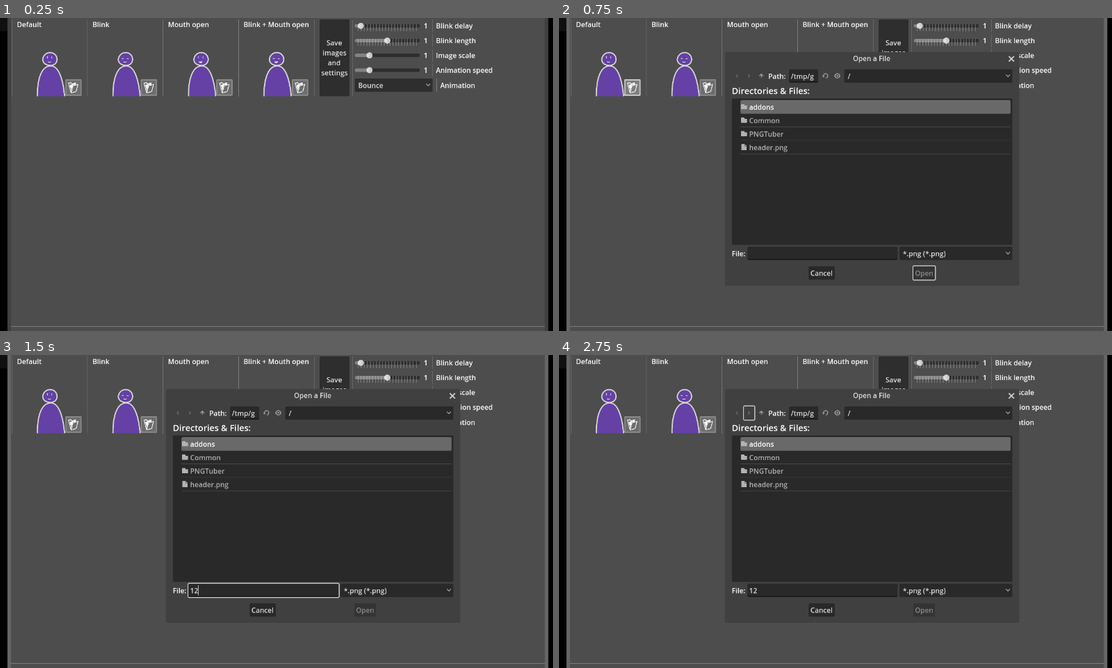
Above: before the commit, frames 1-4 (two rows, left to right).
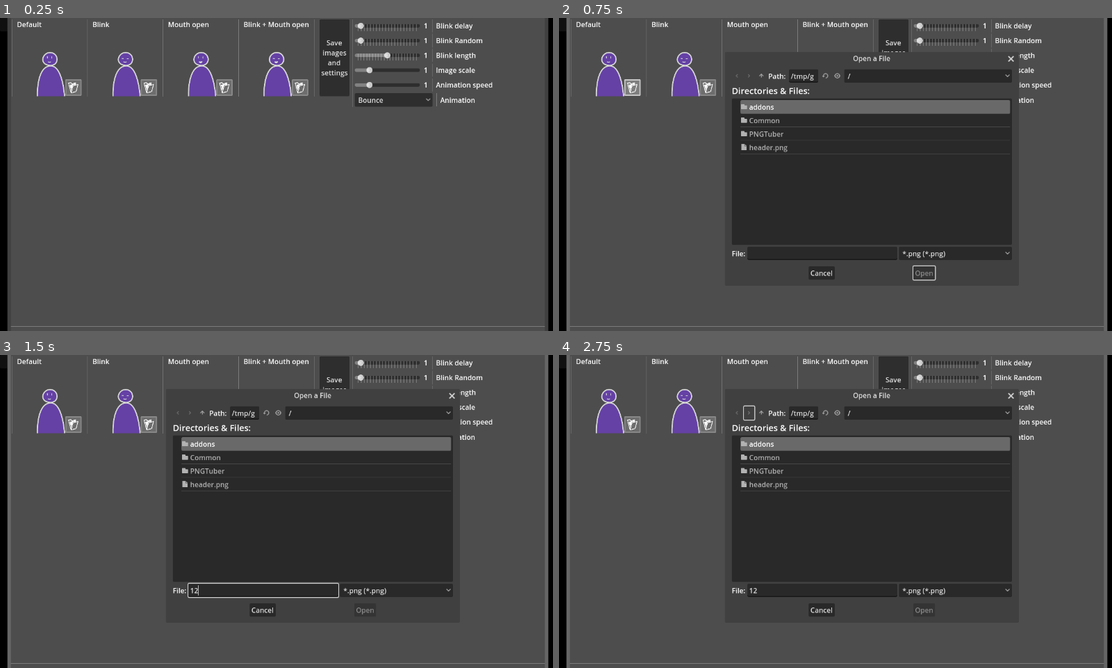
Above: after the commit, the same moments.

Repository: Laporteusedegateaux/Snowtrack-Vtuber-App
Game: Godot game, scene res://PNGTuber/PNGTuber.tscn
Same seed, same stepped clock (60 frames per second), same inputs: the game is played once before the commit and once after it.
Inputs (mouse positions are in pixels of both pictures, inside the frame that each line leads up to):
- Up to frame 1 (0.25 s): no input
- Up to frame 2 (0.75 s): click (630, 86) at 0.52 s
- Up to frame 3 (1.5 s): click (265, 589) at 1.27 s; type "12" at 1.35 s
- Up to frame 4 (2.75 s): click (747, 414) at 2 s

The runs differ from the first frame. In frame 1, 1.7% of the frame differs, in the area x 63-90%, y 6-29%; in frame 2, 0.5%; in frame 3, 0.5%; in frame 4, 0.5%.

Commit message:
Small fixes
Hopefully fixes windows not behaving correctly

Diff:
--- a/PNGTuber/PNGTuber.tscn
+++ b/PNGTuber/PNGTuber.tscn
@@ -199,6 +199,8 @@
 [node name="FileHandler" type="Node" parent="."]
 unique_name_in_owner = true
 script = ExtResource("2_8lpk4")
+visible = false
+transient = true
 
 [node name="UI" type="Node" parent="."]
 script = ExtResource("3_bjrfv")
@@ -230,6 +232,7 @@
 
 [node name="Buttons" type="HBoxContainer" parent="UI/SettingsWindow/Menus"]
 layout_mode = 2
+size_flags_horizontal = 0
 
 [node name="Button_Generic" type="Button" parent="UI/SettingsWindow/Menus/Buttons"]
 layout_mode = 2
@@ -511,6 +514,34 @@
 layout_mode = 2
 text = "Blink delay"
 
+[node name="BlinkRandomContainer" type="HBoxContainer" parent="UI/SettingsWindow/Menus/Images/VBoxContainer/ScrollContainer/ImageFullContainer/ImageOptions"]
+layout_mode = 2
+
+[node name="BlinkRandom" type="HSlider" parent="UI/SettingsWindow/Menus/Images/VBoxContainer/ScrollContainer/ImageFullContainer/ImageOptions/BlinkRandomContainer"]
+custom_minimum_size = Vector2(150, 30)
+layout_mode = 2
+size_flags_horizontal = 4
+max_value = 20.0
+value = 1.0
+tick_count = 20
+ticks_on_borders = true
+
+[node name="BlinkRandonAmount" type="Label" parent="UI/SettingsWindow/Menus/Images/VBoxContainer/ScrollContainer/ImageFullContainer/ImageOptions/BlinkRandomContainer"]
+custom_minimum_size = Vector2(15, 0)
+layout_mode = 2
+size_flags_horizontal = 4
+text = "1"
+horizontal_alignment = 2
+vertical_alignment = 1
+
+[node name="VSeparator9" type="VSeparator" parent="UI/SettingsWindow/Menus/Images/VBoxContainer/ScrollContainer/ImageFullContainer/ImageOptions/BlinkRandomContainer"]
+custom_minimum_size = Vector2(10, 30)
+layout_mode = 2
+
+[node name="BLINKRANDOM" type="Label" parent="UI/SettingsWindow/Menus/Images/VBoxContainer/ScrollContainer/ImageFullContainer/ImageOptions/BlinkRandomContainer"]
+layout_mode = 2
+text = "Blink Random"
+
 [node name="BlinkLengthContainer" type="HBoxContainer" parent="UI/SettingsWindow/Menus/Images/VBoxContainer/ScrollContainer/ImageFullContainer/ImageOptions"]
 layout_mode = 2
 
@@ -872,6 +903,7 @@
 [connection signal="pressed" from="UI/SettingsWindow/Menus/Images/VBoxContainer/ScrollContainer/ImageFullContainer/Imag …(272 unchanged characters)…
 [connection signal="pressed" from="UI/SettingsWindow/Menus/Images/VBoxContainer/ScrollContainer/ImageFullContainer/ImageContainers/ExpressionDefaultContainer/Button_Save" to="UI" method="_on_button_save_pressed"]
 [connection signal="value_changed" from="UI/SettingsWindow/Menus/Images/VBoxContainer/ScrollContainer/ImageFullContainer/ImageOptions/BlinkDelayContainer/BlinkDelay" to="." method="_on_blink_delay_value_changed"]
+[connection signal="value_changed" from="UI/SettingsWindow/Menus/Images/VBoxContainer/ScrollContainer/ImageFullContainer/ImageOptions/BlinkRandomContainer/BlinkRandom" to="." method="_on_blink_random_value_changed"]
 [connection signal="value_changed" from="UI/SettingsWindow/Menus/Images/VBoxContainer/ScrollContainer/ImageFullContainer/ImageOptions/BlinkLengthContainer/BlinkLength" to="." method="_on_blink_length_value_changed"]
 [connection signal="value_changed" from="UI/SettingsWindow/Menus/Images/VBoxContainer/ScrollContainer/ImageFullContainer/ImageOptions/ImageScaleContainer/ImageScale" to="." method="_on_image_scale_value_changed"]
 [connection signal="value_changed" from="UI/SettingsWindow/Menus/Images/VBoxContainer/ScrollContainer/ImageFullContainer/ImageOptions/AnimationSpeedContainer/AnimationSpeed" to="." method="_on_animation_speed_value_changed"]
--- a/PNGTuber/Scripts/ExpressionContainer.gd
+++ b/PNGTuber/Scripts/ExpressionContainer.gd
@@ -86,6 +86,7 @@
 	file_picker.add_filter("*.png")
 	file_picker.file_mode = FileDialog.FILE_MODE_OPEN_FILE
 	file_picker.set_flag(Window.FLAG_ALWAYS_ON_TOP, true)
+	file_picker.set_transient(true)
 	file_picker.set_exclusive(true)
 	file_picker.set_initial_position(Window.WINDOW_INITIAL_POSITION_CENTER_MAIN_WINDOW_SCREEN)
 	file_picker.size = Vector2(500, 500)
